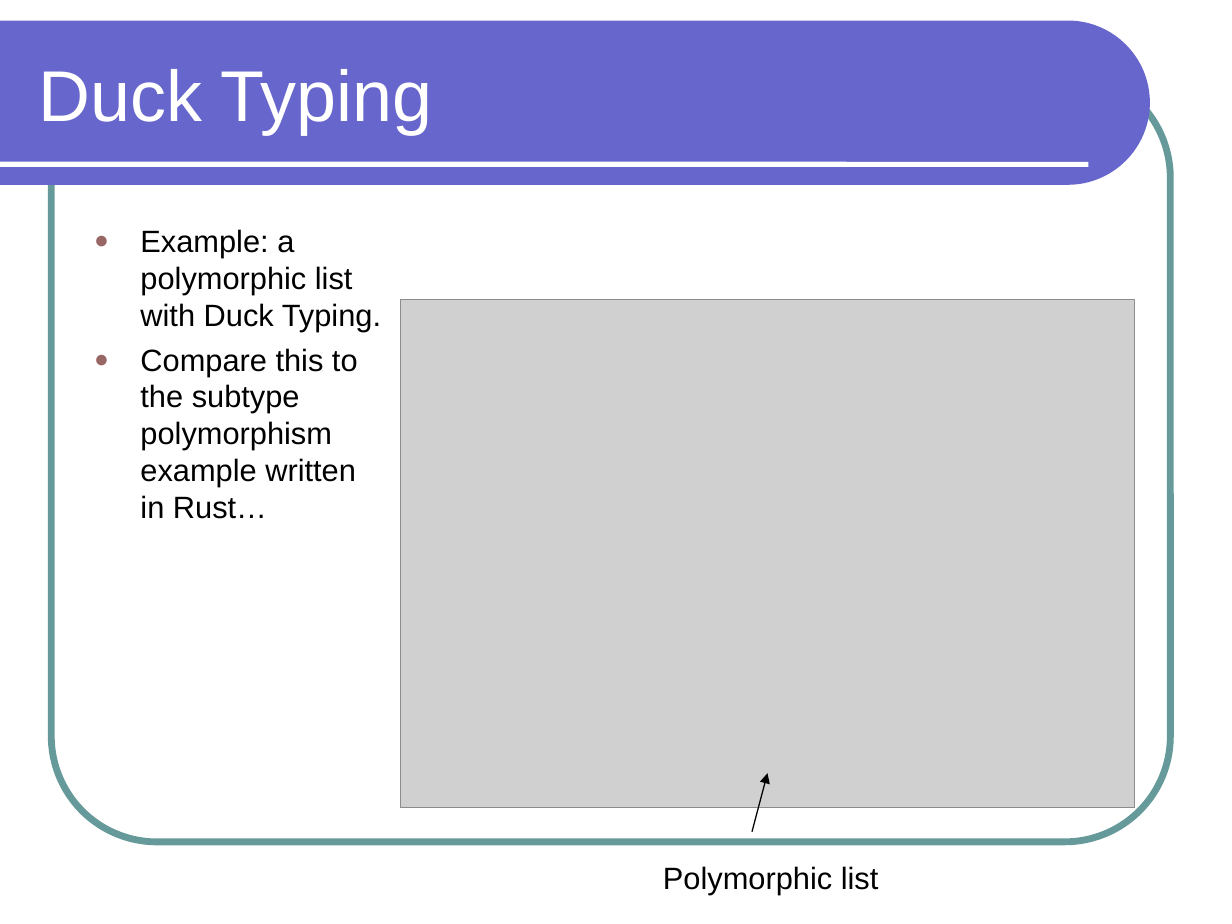
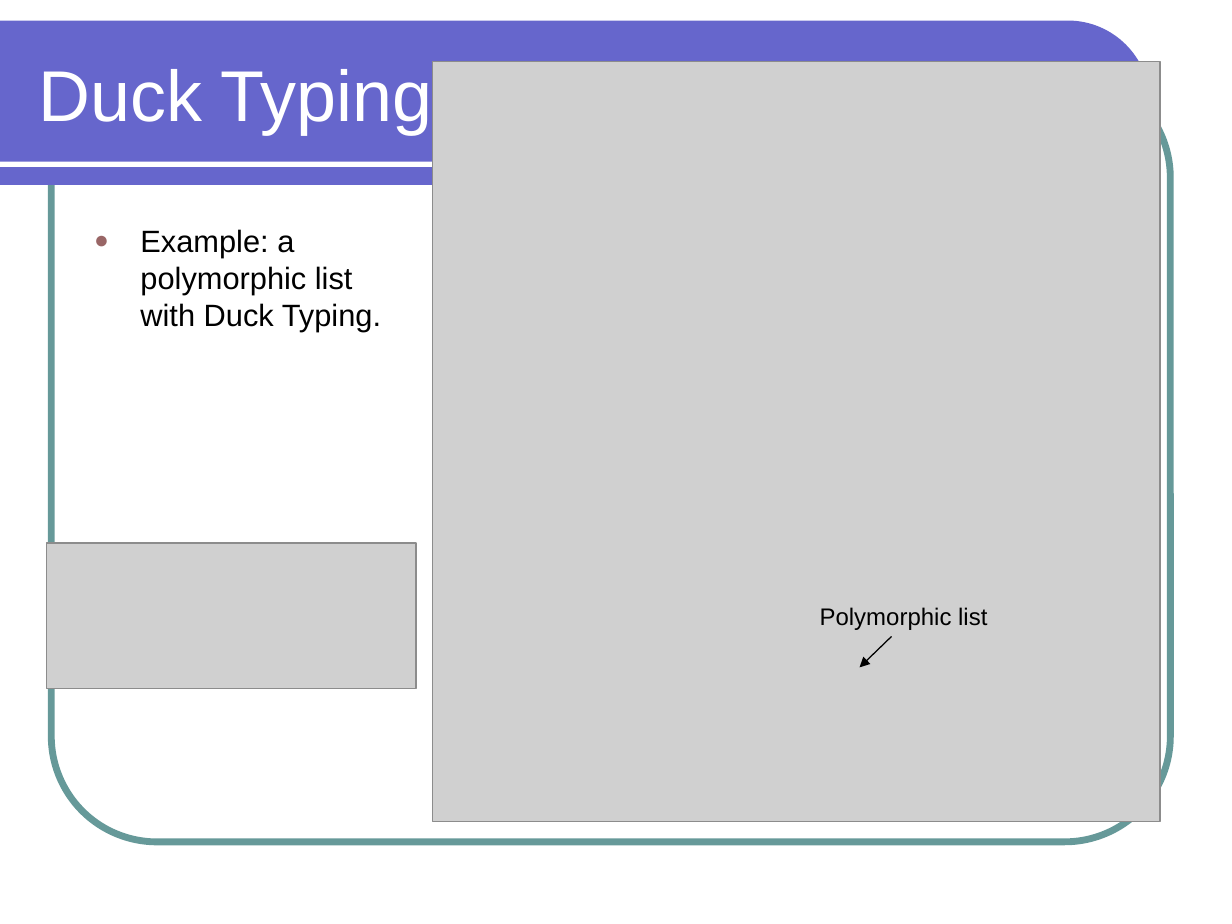
Before and after one commit to lutzhamel/CSC301, a slide deck: slide 8 of notes/csc301-ln019.ppt (slide 9 before the commit). Drawn at 1232x924 pixels with LibreOffice and Linux fonts; fonts in the diff are those of the drawing; grey boxes stand for pictures. Boxes give left, top, right and bottom in pixels: in the first picture for what was removed or moved away, otherwise in the second. Text is boxed around its words. In the diff, an @@ line names an element or a change of style, - is before the commit and + after.

```diff
--- a/notes/csc301-ln019.ppt
+++ b/notes/csc301-ln019.ppt
@@ picture resized from (x1=400, y1=299, x2=1135, y2=808) to (x1=432, y1=62, x2=1159, y2=822) @@
@@ text at (x1=140, y1=348, x2=358, y2=519): paragraph removed @@
-● Compare this to the subtype polymorphism example written in Rust…
@@ picture added at (x1=47, y1=543, x2=416, y2=689) @@
@@ text "Polymorphic list" moved from (x1=663, y1=866, x2=879, y2=894) to (x1=820, y1=607, x2=987, y2=630) @@
@@ text "Polymorphic list" at (x1=820, y1=607, x2=987, y2=630): size 18 to 14 pt @@
@@ arrow added from (892, 637) to (860, 668), #000000 0.74 pt @@
@@ arrow removed from (752, 832) to (768, 774) @@
```
Also in this commit, not shown: 4 other slides changed, 2 slides removed, 5 other files.
